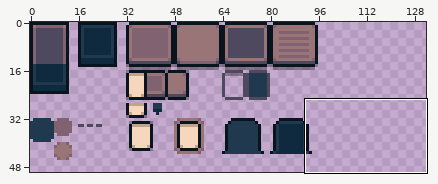
File history of a pixel-art file, src/sprites/mellow_theme.aseprite. The first picture is a wide view before the edit; the outline marks the close-up.
Close-up. Before the edit:
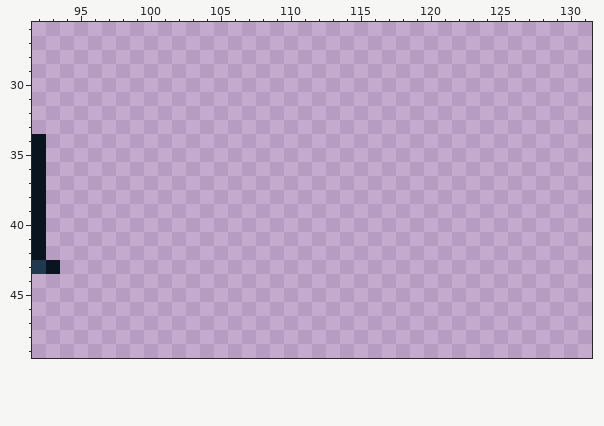
256x256 pixels, 1 frame. Shown: x 92..131, y 26..49. The wide view leaves out empty margins.
And afterwards:
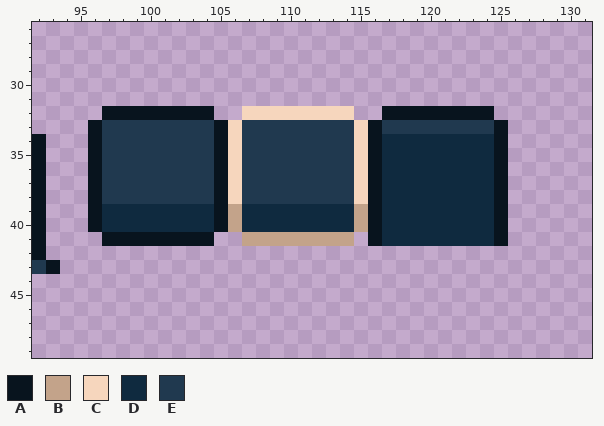
Palette (. is transparent): A #08141e  B #c3a38a  C #f6d6bd  D #0f2a3f  E #20394f
The exact change:
y 32: x 97..104 ........ -> AAAAAAAA; x 107..114 ........ -> CCCCCCCC; x 117..124 ........ -> AAAAAAAA
y 33: x 96..125 .............................. -> AEEEEEEEEACEEEEEEEECAEEEEEEEEA
y 34..38: x 96..125 .............................. -> AEEEEEEEEACEEEEEEEECADDDDDDDDA
y 39..40: x 96..125 .............................. -> ADDDDDDDDABDDDDDDDDBADDDDDDDDA
y 41: x 97..104 ........ -> AAAAAAAA; x 107..114 ........ -> BBBBBBBB; x 116..125 .......... -> ADDDDDDDDA
Where, in picture pixels (left, top, right, bottom), the same in both close-ups:
added: (88, 106, 508, 246)
